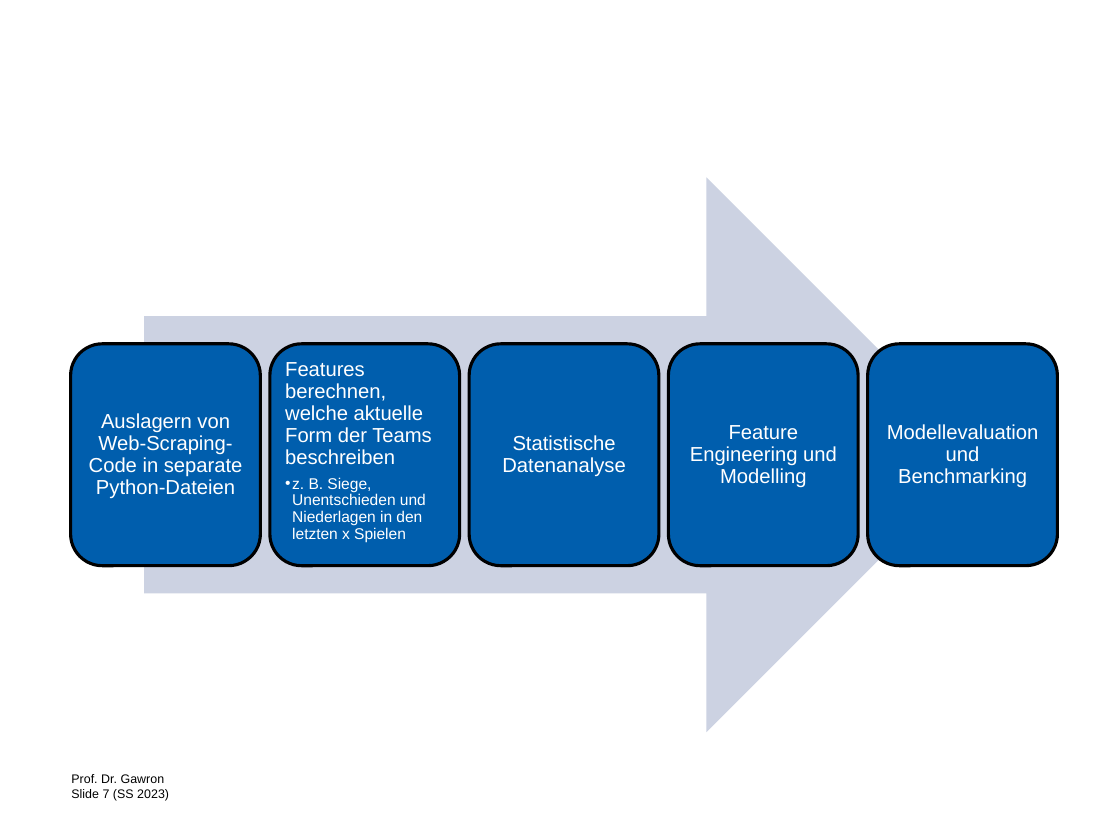
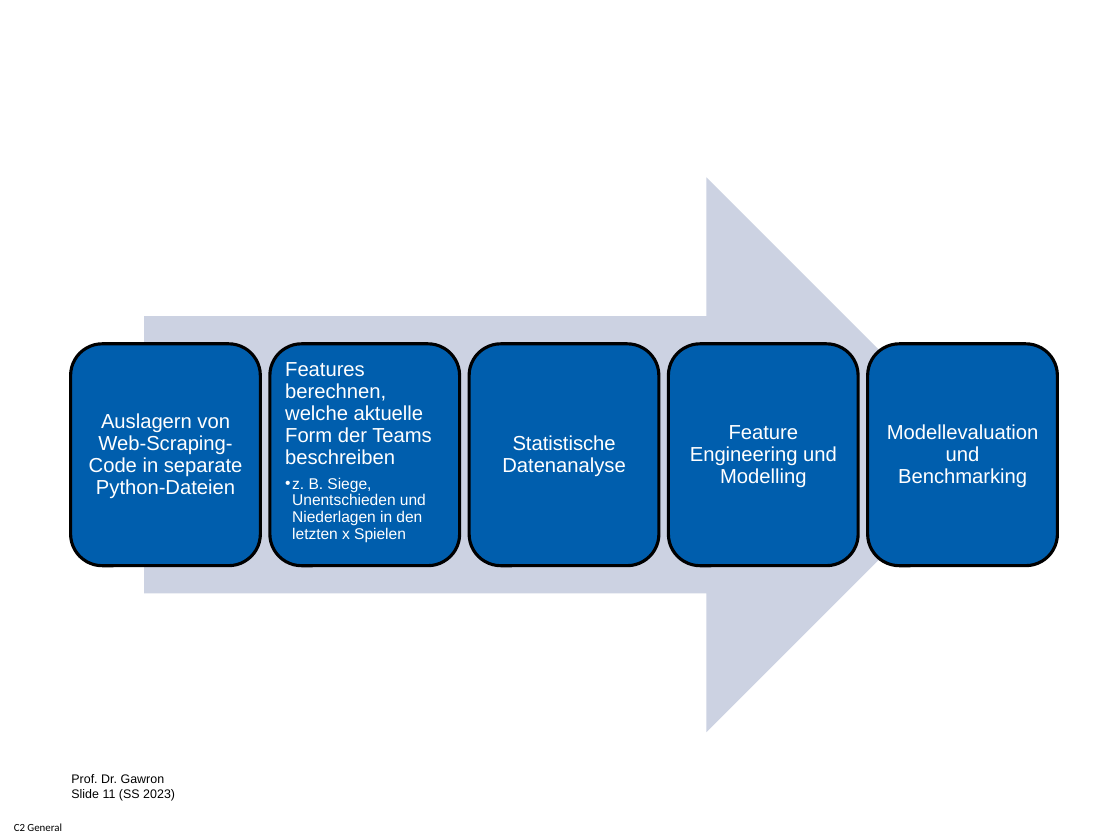
Before and after one commit to lucajanas/web-mining, a slide deck: slide 11 of InterimPresentation.pptx (slide 7 before the commit). Drawn at 1120x840 pixels with LibreOffice and Linux fonts; fonts in the diff are those of the drawing; background and template pictures are left out. Boxes give left, top, right and bottom in pixels: in the first picture for what was removed or moved away, otherwise in the second. Text is boxed around its words. In the diff, an @@ line names an element or a change of style, - is before the commit and + after.

```diff
--- a/InterimPresentation.pptx
+++ b/InterimPresentation.pptx
@@ text at (71,774,175,801): text changed @@
-Prof. Dr. Gawron
-Slide 7 (SS 2023)
+Prof. Dr. Gawron
+Slide 11 (SS 2023)
@@ text added at (14,823,62,831), 7 pt, text #000000 @@
+C2 General
```
Also in this commit, not shown: 7 other slides changed, 4 slides added.
